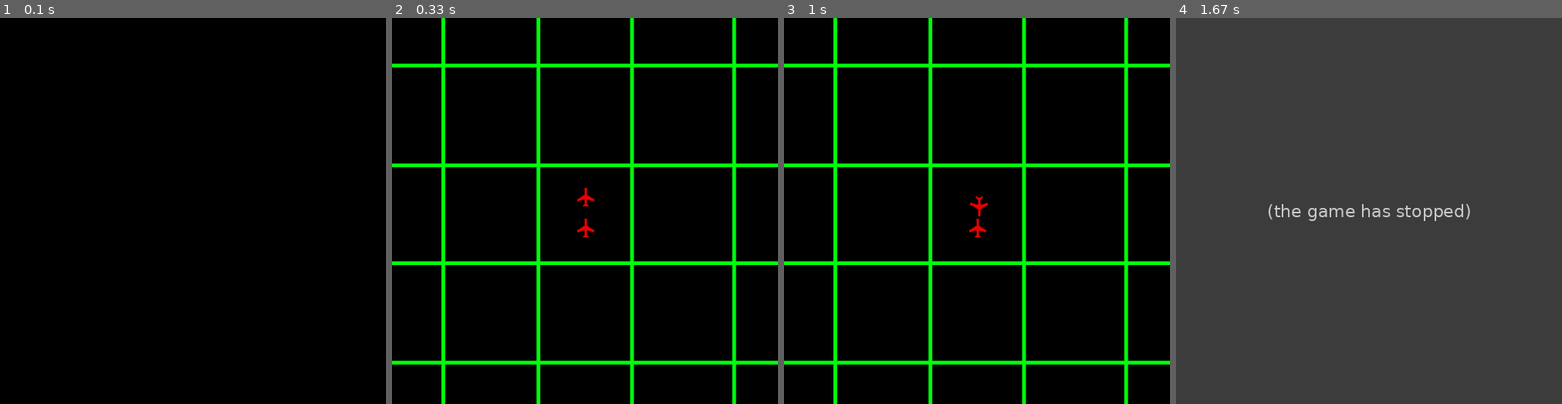
Above: before the commit, frames 1-4 (left to right).
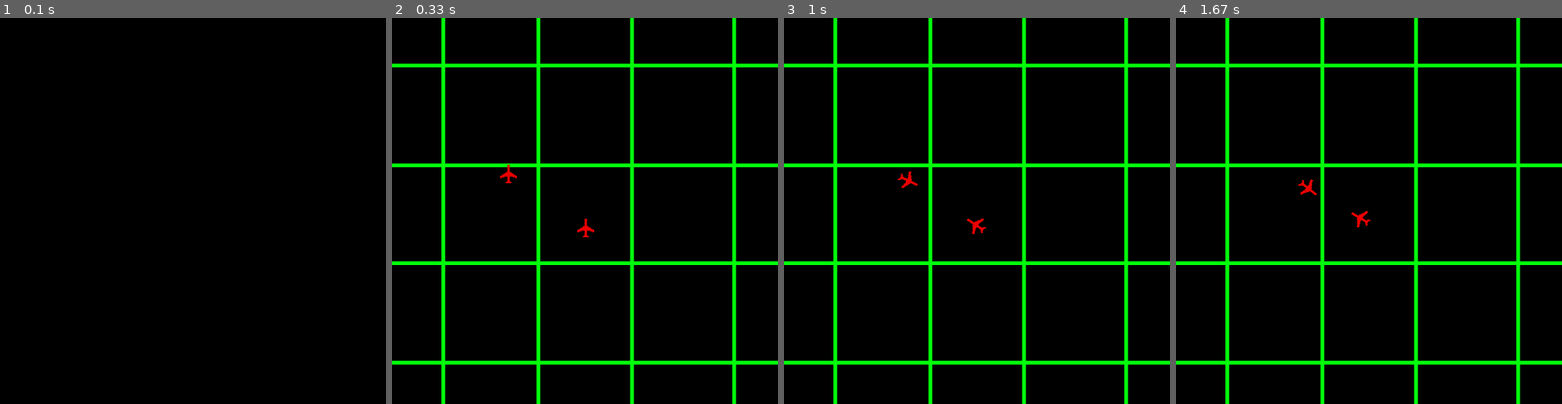
Above: after the commit, the same moments.

Repository: Mi-LeV/AWACS
Game: pygame game, started from main.py
Two runs of this game, one before a commit and one after it. Both use one fixed random seed, a clock stepped at 60 frames per second and the inputs below.
Inputs (mouse positions are in pixels of both pictures, inside the frame that each line leads up to):
- Up to frame 1 (0.1 s): no input
- Up to frame 2 (0.33 s): no input
- Up to frame 3 (1 s): click (977, 211) at 0.43 s; click (977, 238) at 0.87 s
- Up to frame 4 (1.67 s): no input

Frame 1 is identical in both runs. In frame 2, 0.2% of the frame differs, in the area x 28-53%, y 38-49%; in frame 3, 0.3%; in frame 4, 100%, in the area x 0-100%, y 0-100%.
Error before the commit: IndexError: list index out of range (main.py line 65); the game stopped at 1.07 s (later frames are placeholders)

Commit message:
patchs mineurs + implémentation partielle IA (agro et suivi)

Diff:
--- a/classes.py
+++ b/classes.py
@@ -34,7 +34,23 @@
     def respawn():
         if not var.playerList:
             global Player
-            Player = PlayerPlane(250,230,'blue')
+            Player = PlayerPlane(250,230,'blue',True)
+
+    @staticmethod
+    def getDistance(objet,objet2):
+        diffX = objet2.x - objet.x
+        diffY = objet2.y - objet.y
+        distance = math.sqrt(diffX**2+diffY**2)
+        return distance
+
+    @staticmethod
+    def kill(objet):
+        var.refreshList.remove(objet)
+        try:var.hitList.remove(objet)
+        except:pass
+        try:var.playerList.remove(objet)
+        except:pass
+        del objet
 
 class Plane:
     def __init__(self,x,y):
@@ -82,7 +98,7 @@
         yDistanceToDest -= self.yVector
 
 
-    def goTick(self,xDest,yDest):
+    def goTick(self):
         xDistanceToDest=self.xDest-self.x
         yDistanceToDest=self.yDest-self.y
         if not((3 > xDistanceToDest > -3) and (3 > yDistanceToDest > -3)):
@@ -96,47 +112,80 @@
     def shoot(self,x,y):
     #    if not utility.getBearing((self.x,self.y),(x,y))+self.angle > 90 and not utility.getBearing((self.x,self.y),(x,y))+self.angle < -90:
         print("player shoot")
-        self.missileList.append(Missile(self,self.x,self.y,x,y,self.angle))
+        self.missileList.append(Missile(self,self.x,self.y,x,y,self.angle,self.xVector,self.yVector))
+
+    def turn(self):
+        self.angle = (utility.getBearing((self.x,self.y),(self.xDest,self.yDest))+90)%360 #calcul de l'angle de l'ojet par rapport à sa dest
+        utility.rotate(self,self.angle)# on le tourne de cet angle
 
 class PlayerPlane(Plane):
-    def __init__(self,x,y,color):
+    def __init__(self,x,y,color,friend):
         super().__init__(x,y)
         var.playerList.append(self)
-    def __del__(self):
-        try:var.playerList.remove(self)
-        except:pass
-
-    def clic(self,event):
-        print("clic")
-        self.xDest = event.pos[0]
-        self.yDest = event.pos[1]
-
-    def shootClic(self,event):
-        self.shoot(event.pos[0],event.pos[1])
-
-class IaPlane(Plane):
-    def __init__(self,x,y,friend):
-        super().__init__(x,y)
         if friend:pass
             #mettre le sprite ami
         else:pass
             #mettre le sprite ennemi
         self.friendly = friend
 
-
-    def trajectoirePatterne(self,x1,y1,x2,y2,nombre = 10):
-        if nombre > 1:
-            self.goTick(x1,x2)
-            self.goTick(x2,y2)
-            self.trajectoirePatterne(x1,y1,x2,y2,nombre-1)
+    def __del__(self):
+        try:var.playerList.remove(self)
+        except:pass
+
+    def clic(self,event):
+        print("clic")
+        self.xDest = event.pos[0]
+        self.yDest = event.pos[1]
+
+    def shootClic(self,event):
+        self.shoot(event.pos[0],event.pos[1])
+
+class IaPlane(Plane):
+    def __init__(self,x,y,friend,active):
+        super().__init__(x,y)
+        self.agro = None
+        self.active = active
+        if friend:pass
+            #mettre le sprite ami
+        else:pass
+            #mettre le sprite ennemi
+        self.friendly = friend
+
+    def goTick(self):
+        if self.active:
+            super().goTick()
+            self.searchAgro()
+            self.goAgro()
+
+    def goAgro(self):
+        self.xDest = self.agro.x
+        self.yDest = self.agro.y
+
+    def searchAgro(self):
+        ennemyList = []
+        for objet in var.refreshList:
+            if type(objet)!= Missile and objet.friendly != self.friendly:#test si objet non missile et si il est pas de son camp
+                ennemyList.append(objet)
+
+        if ennemyList:#si la liste n'est pas vide
+            minima = 99999999 #valeur très haute
+            minObj = None
+            for objet in ennemyList:#test de la distance minimlale
+                temp = utility.getDistance(self,objet)#calcul distance
+                if temp < minima:
+                    minima = temp
+                    minObj = objet
+            self.agro = minObj
+        else:
+            self.agro = None
 
 class Missile:
-    def __init__(self,creator,x,y,xDest,yDest,angle):
+    def __init__(self,creator,x,y,xDest,yDest,angle,xVector,yVector):
 
         print("Missile created")
         self.creator = creator
-        self.xVector=0
-        self.yVector=0
+        self.xVector=xVector
+        self.yVector=yVector
         self.xDest = xDest
         self.yDest = yDest
         self.x = x
@@ -178,7 +227,7 @@
         xDistanceToDest -= self.xVector
         yDistanceToDest -= self.yVector
 
-    def goTick(self,xDest,yDest):
+    def goTick(self):
         self.timeAlive += 1
         xDistanceToDest=self.xDest-self.x
         yDistanceToDest=self.yDest-self.y
@@ -194,3 +243,7 @@
             except:pass
             self.creator.missileList.remove(self)
             del self
+
+    def turn(self):
+        self.angle = (utility.getBearing((self.x,self.y),(self.xDest,self.yDest))+90)%360 #calcul de l'angle de l'ojet par rapport à sa dest
+        utility.rotate(self,self.angle)# on le tourne de cet angle
--- a/main.py
+++ b/main.py
@@ -19,8 +19,8 @@
 
 ##debut des evenements
 global Player
-Player = classes.PlayerPlane(250,230,'blue')
-Ennemy = classes.IaPlane(250,270,False)
+Player = classes.PlayerPlane(150,200,'blue',True)
+Ennemy = classes.IaPlane(250,270,False,True)
 
 
 while affFenetre:
@@ -37,11 +37,12 @@
             except:pass
         if event.type == KEYDOWN and event.key == K_SPACE:#on crée un nouv player et on le met dans playerlist
             classes.utility.respawn()
+        if event.type == KEYDOWN and event.key == K_k:#on crée un nouv player et on le met dans playerlist
+            classes.utility.kill(var.playerList[0])
 
     for objet in var.refreshList:#boucle de mouvement
-        objet.angle = (classes.utility.getBearing((objet.x,objet.y),(objet.xDest,objet.yDest))+90)%360#calcul de l'angle de l'ojet par rapport à sa dest
-        classes.utility.rotate(objet,objet.angle)# on le tourne de cet angle
-        objet.goTick(objet.xDest,objet.yDest)#on on lance la fonction tick de l'objet
+        objet.turn()# on lance la fonction turn de l'objet
+        objet.goTick()#on lance la fonction tick de l'objet
 
     var.hitList = []
 
@@ -62,8 +63,7 @@
         except:pass
         del objet
 
-    print(var.playerList[0].angle)
-    sleep(0.1)#delai graphique
+    sleep(0.2)#delai graphique
     #Re-collage
     fenetre.blit(fond,(0,0))
     for objet in var.refreshList:
--- a/variables.py
+++ b/variables.py
@@ -1,6 +1,6 @@
 
 refreshList = []
-hittedList = []
+hitList = []
 playerList = []
 img_icon = "sprite_plane.png"
 img_fond = "fond.png"
